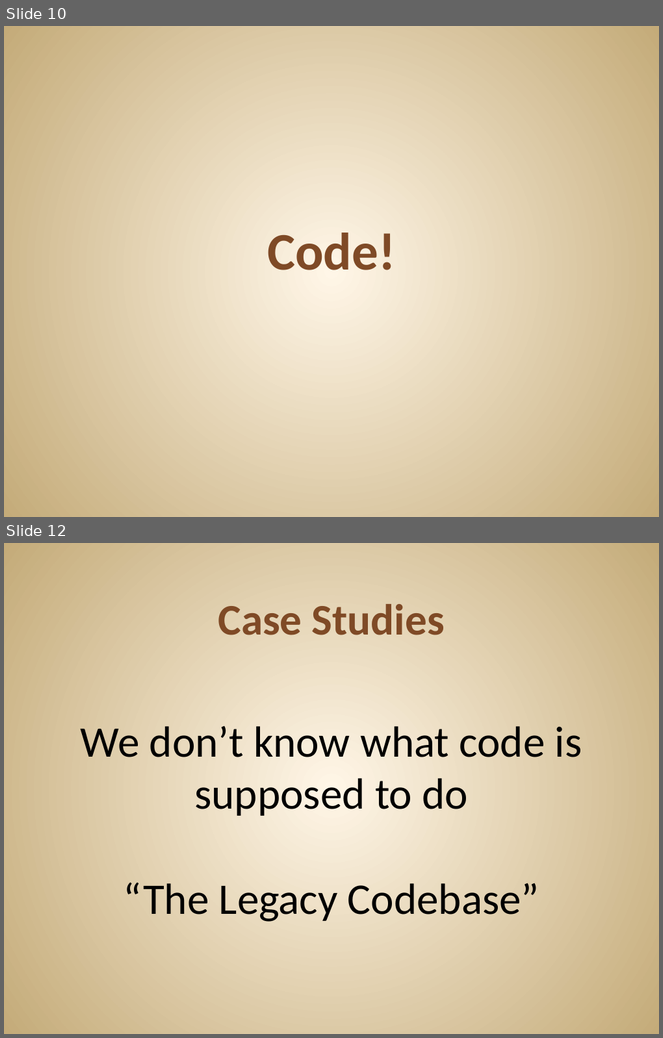
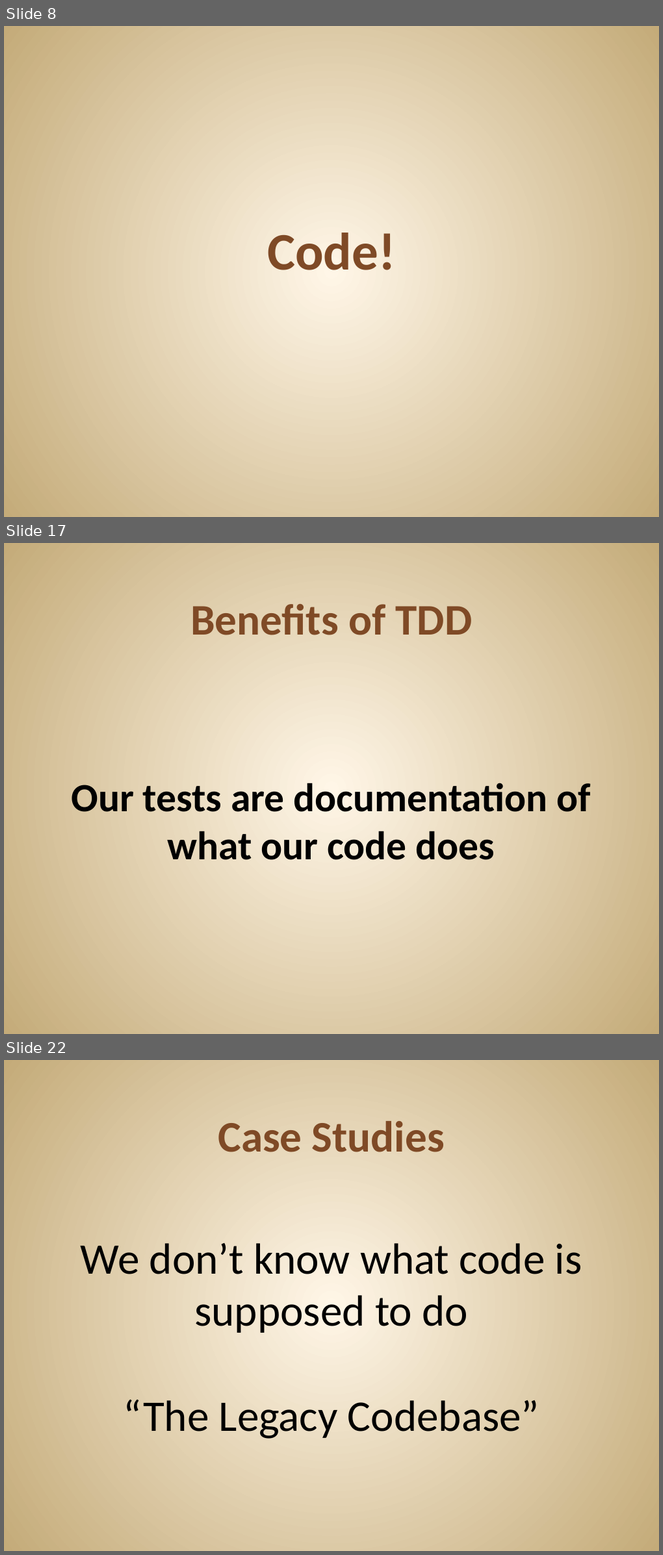
Before and after one commit to JonKruger/TDD-In-Action, a slide deck: TDD In Action.pptx. Shown one above the other, each under a label of ours: slides 10 and 12 before the commit, slides 8, 17 and 22 after it; the slides between them are not shown. The pictures are 663x1038 and 663x1555 pixels, drawn with LibreOffice and Linux fonts; fonts in the diff are those of the drawing. Boxes give left, top, right and bottom in pixels: in the first picture for what was removed or moved away, otherwise in the second. Text is boxed around its words. In the diff, an @@ line names an element or a change of style, - is before the commit and + after.

```diff
--- a/TDD In Action.pptx
+++ b/TDD In Action.pptx
@@ slide 17 added at [4,543,659,1034], background gradient #FFF7E8 to #C4AA7A @@
@@ title added at [191,604,473,635], 48 pt, text #804B26, bold @@
+Benefits of TDD
@@ text added at [71,783,592,860], 44 pt, text #000000, bold @@
+Our tests are documentation of what our code does
@@ what was slide 10 is now slide 8 @@
@@ what was slide 12 is now slide 22 @@
```
Also in this commit, not shown: 1 slide changed, 12 other slides added, 3 slides removed, 1 other file.
